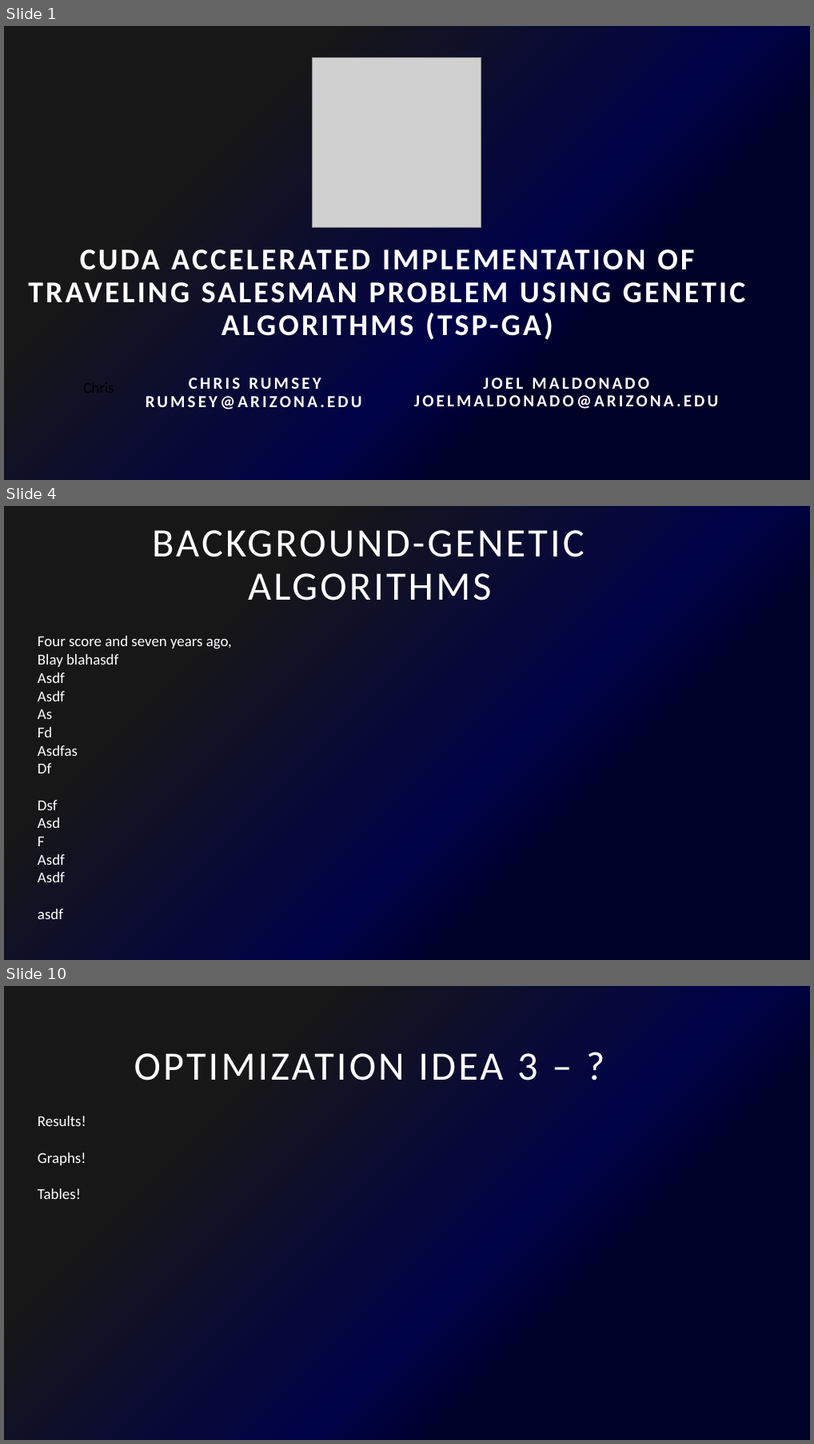
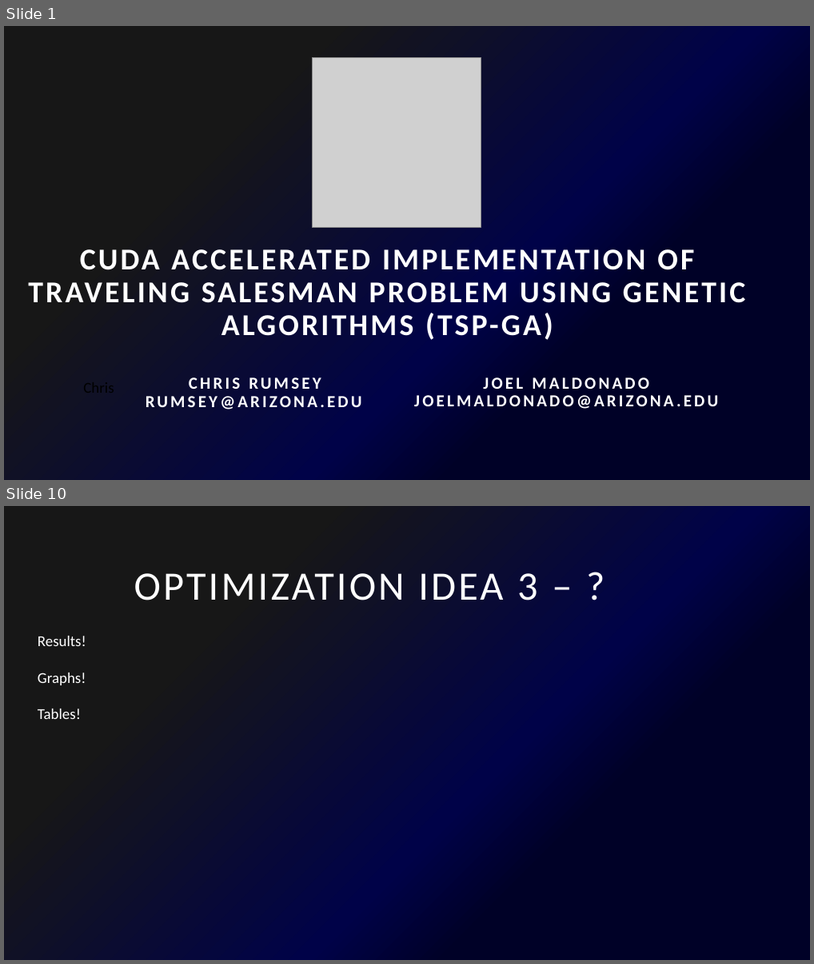
Before and after one commit to CuteLoop/Traveling-salesman-GPU, a slide deck: Cuda Accelerated implementation of Traveling Salesman Problem using.pptx. Shown one above the other, each under a label of ours: slides 1, 4 and 10 before the commit, slides 1 and 10 after it; the slides between them are not shown. The pictures are 814x1444 and 814x964 pixels, drawn with LibreOffice and Linux fonts; fonts in the diff are those of the drawing; grey boxes stand for pictures. Boxes give left, top, right and bottom in pixels: in the first picture for what was removed or moved away, otherwise in the second. Text is boxed around its words. In the diff, an @@ line names an element or a change of style, - is before the commit and + after.

```diff
--- a/Cuda Accelerated implementation of Traveling Salesman Problem using.pptx
+++ b/Cuda Accelerated implementation of Traveling Salesman Problem using.pptx
@@ slide 4 removed at <box>4,506,810,960</box>, background gradient #000127 to #000248 to #171717 @@
@@ title removed at <box>152,530,585,600</box> @@
-BACKGROUND-GENETIC ALGORITHMS
@@ text removed at <box>38,636,232,919</box> @@
-Four score and seven years ago,
-Blay blahasdf
-Asdf
-Asdf
-As
-Fd
-Asdfas
-Df
-Dsf
-Asd
-F
-Asdf
-Asdf
-asdf
```
Also in this commit, not shown: 3 slides changed, 6 slides added, 5 other slides removed, 2 other files.
